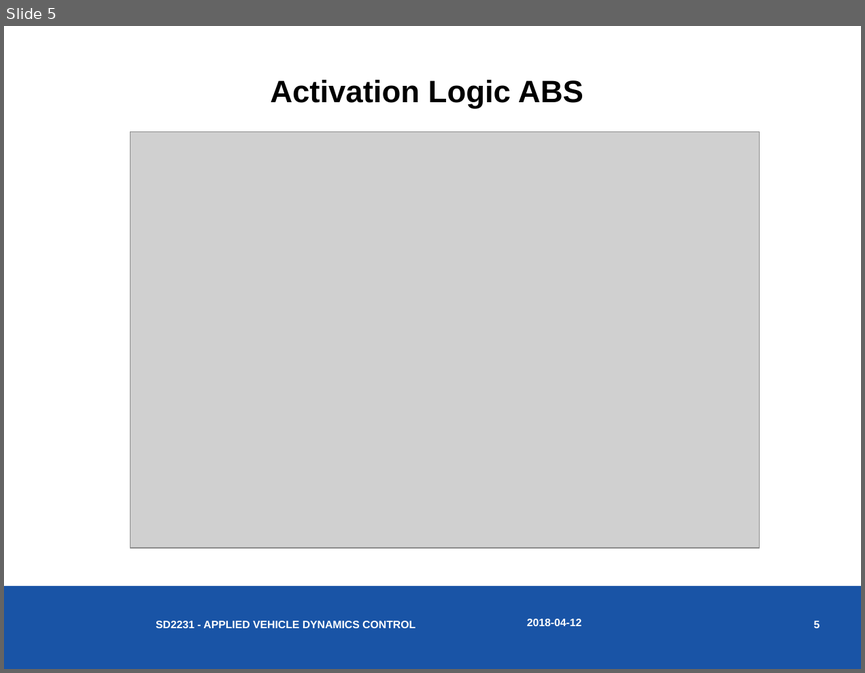
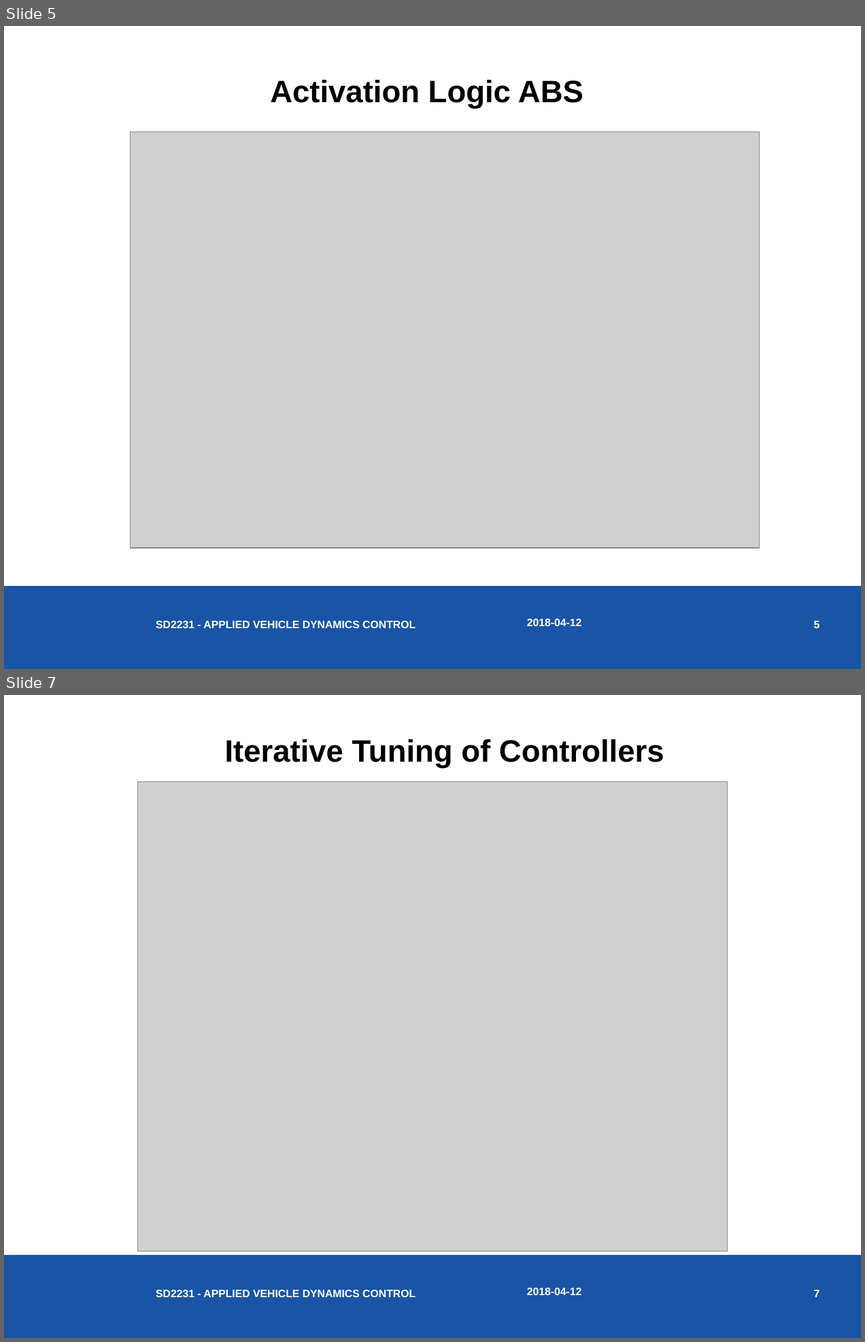
Before and after one commit to asgardus/AVDC, a slide deck: Rail/SD2231-Lab1_Group4.pptx. Shown one above the other, each under a label of ours: slide 5 before the commit, slides 5 and 7 after it; the slides between them are not shown. The pictures are 865x673 and 865x1342 pixels, drawn with LibreOffice and Linux fonts; fonts in the diff are those of the drawing; grey boxes stand for pictures. Boxes give left, top, right and bottom in pixels: in the first picture for what was removed or moved away, otherwise in the second. Text is boxed around its words. In the diff, an @@ line names an element or a change of style, - is before the commit and + after.

```diff
--- a/Rail/SD2231-Lab1_Group4.pptx
+++ b/Rail/SD2231-Lab1_Group4.pptx
@@ slide 7 added at (4, 695, 861, 1338), background #FFFFFF; not listed: 1 template element that a slide beside it also shows @@
@@ title added at (225, 739, 664, 768), 26 pt, text #000000, bold @@
+Iterative Tuning of Controllers
@@ picture added at (138, 781, 727, 1250) @@
@@ text added at (156, 1289, 415, 1297), 9 pt, text #FFFFFF, bold @@
+SD2231 - APPLIED VEHICLE DYNAMICS CONTROL
@@ text added at (527, 1287, 582, 1295), 9 pt, text #FFFFFF, bold @@
+2018-04-12
@@ page number added at (814, 1289, 820, 1297), 9 pt, text #FFFFFF, bold @@
+7
```
Also in this commit, not shown: 4 slides changed, 3 other slides added, 6 other files.
